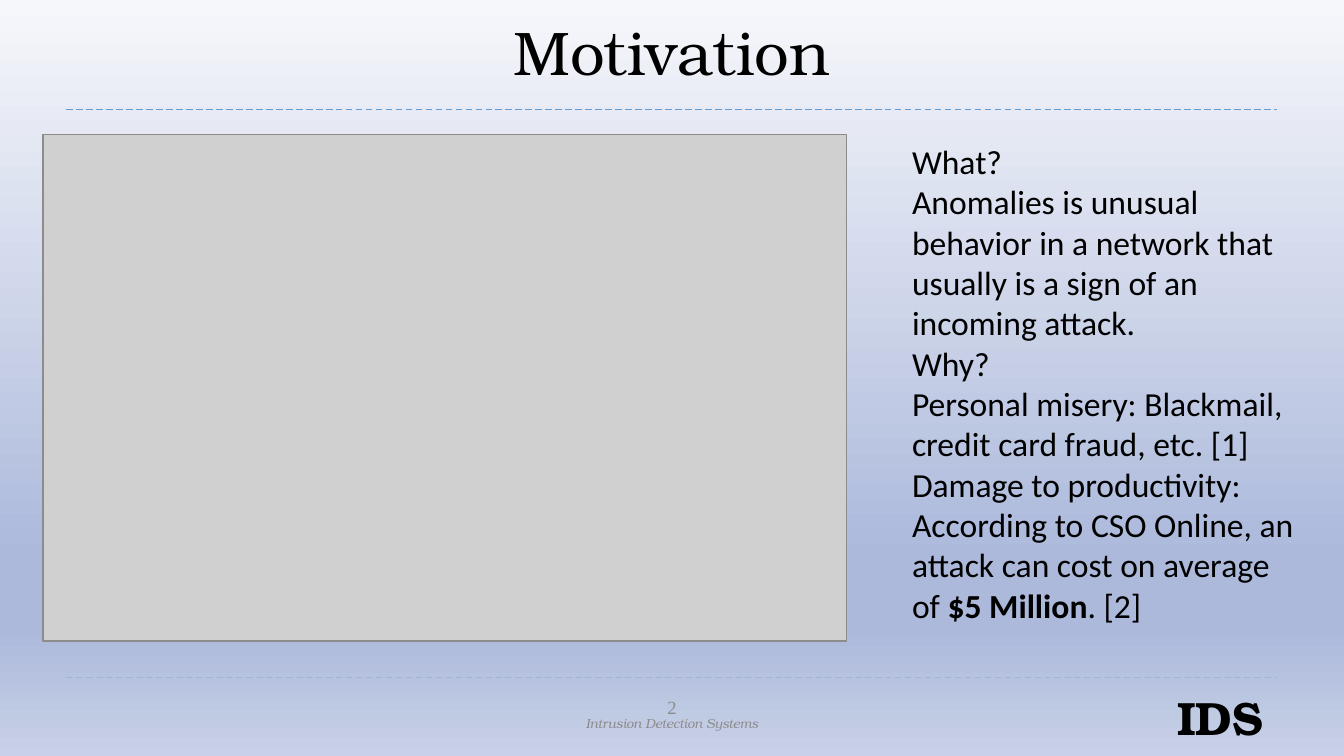
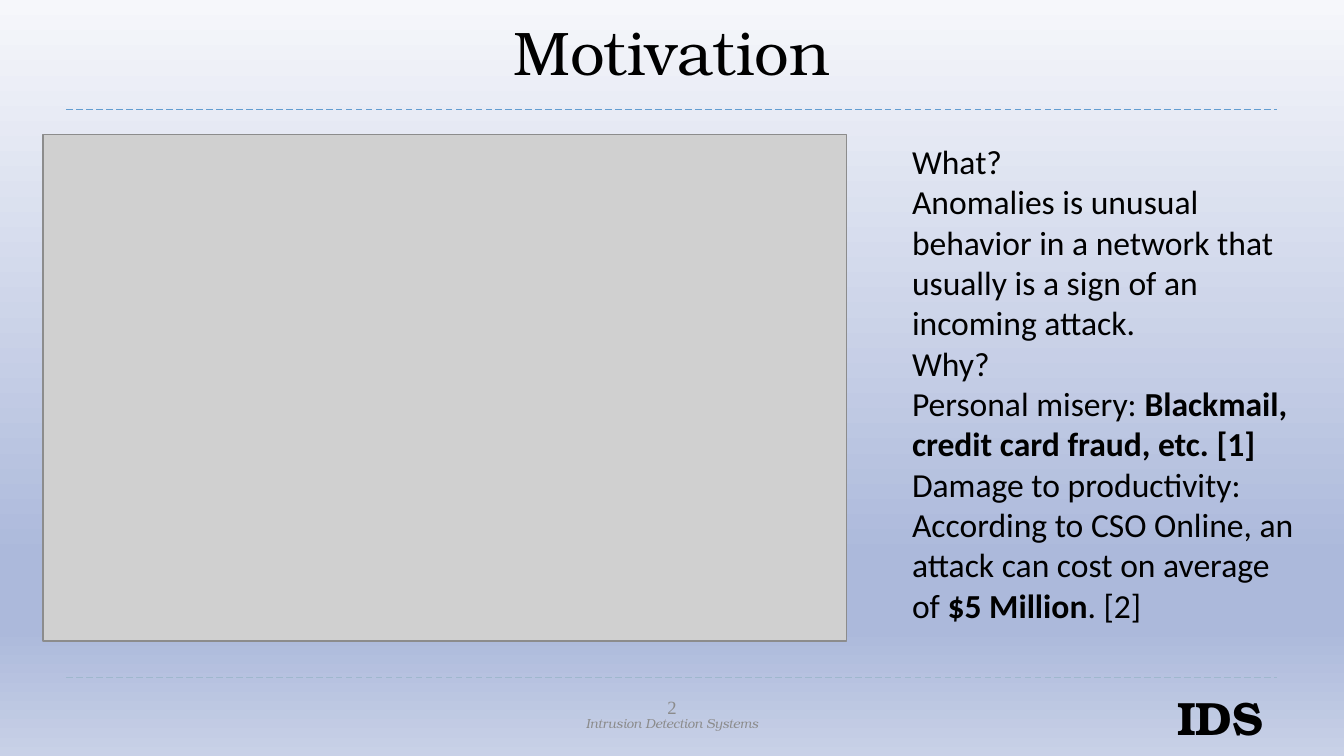
Before and after one commit to AndrewQuijano/Operating_Systems_II, a slide deck: slide 2 of Project_Presentation.pptx. Drawn at 1344x756 pixels with LibreOffice and Linux fonts; fonts in the diff are those of the drawing; grey boxes stand for pictures; background and template pictures are left out. Boxes give left, top, right and bottom in pixels: in the first picture for what was removed or moved away, otherwise in the second. Text is boxed around its words. In the diff, an @@ line names an element or a change of style, - is before the commit and + after.

```diff
--- a/Project_Presentation.pptx
+++ b/Project_Presentation.pptx
@@ text at [912,392,1288,461]: bold on in "Blackmail, credit card fraud, etc. [1]" @@
```
Also in this commit, not shown: 2 other slides changed, 2 slides added.
